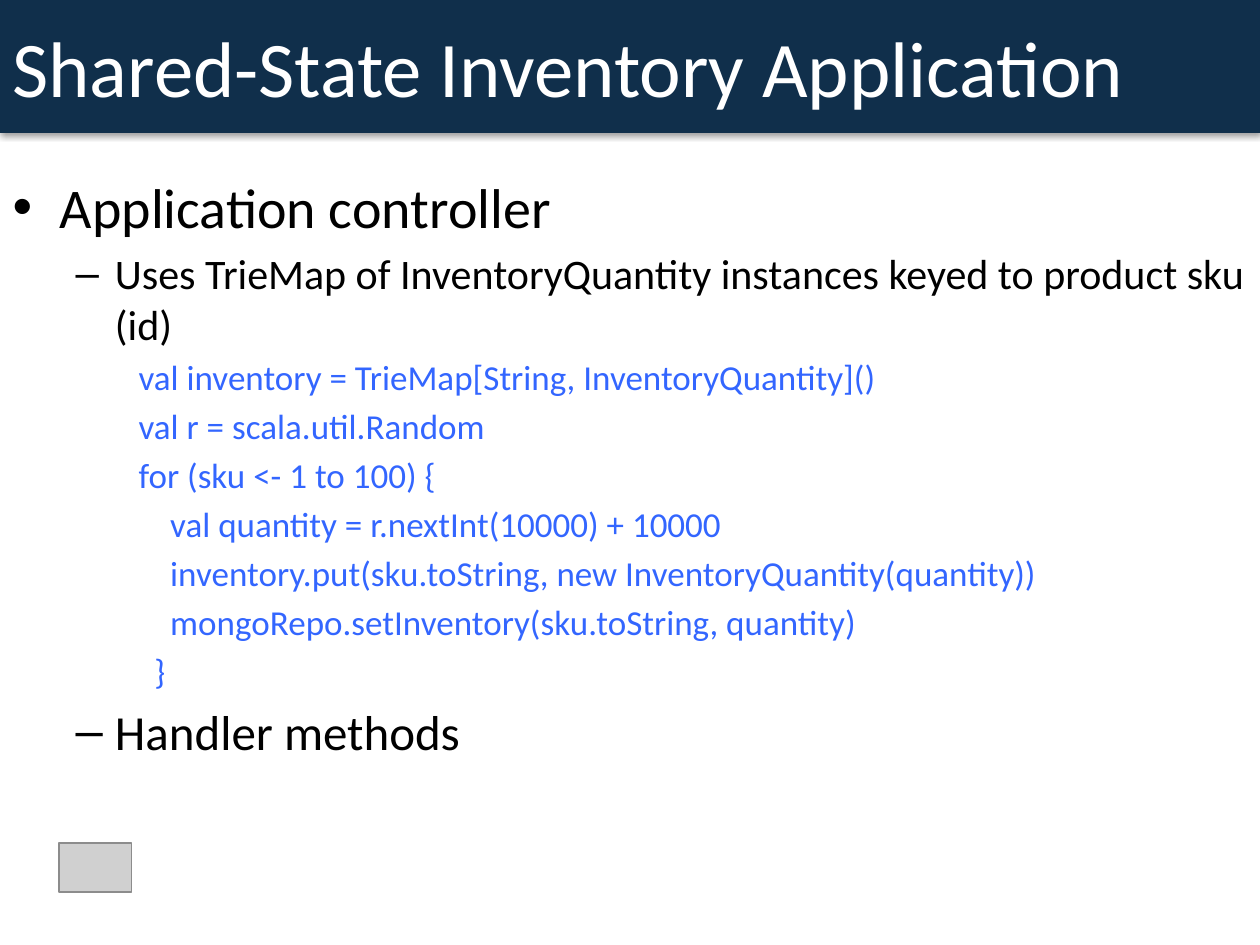
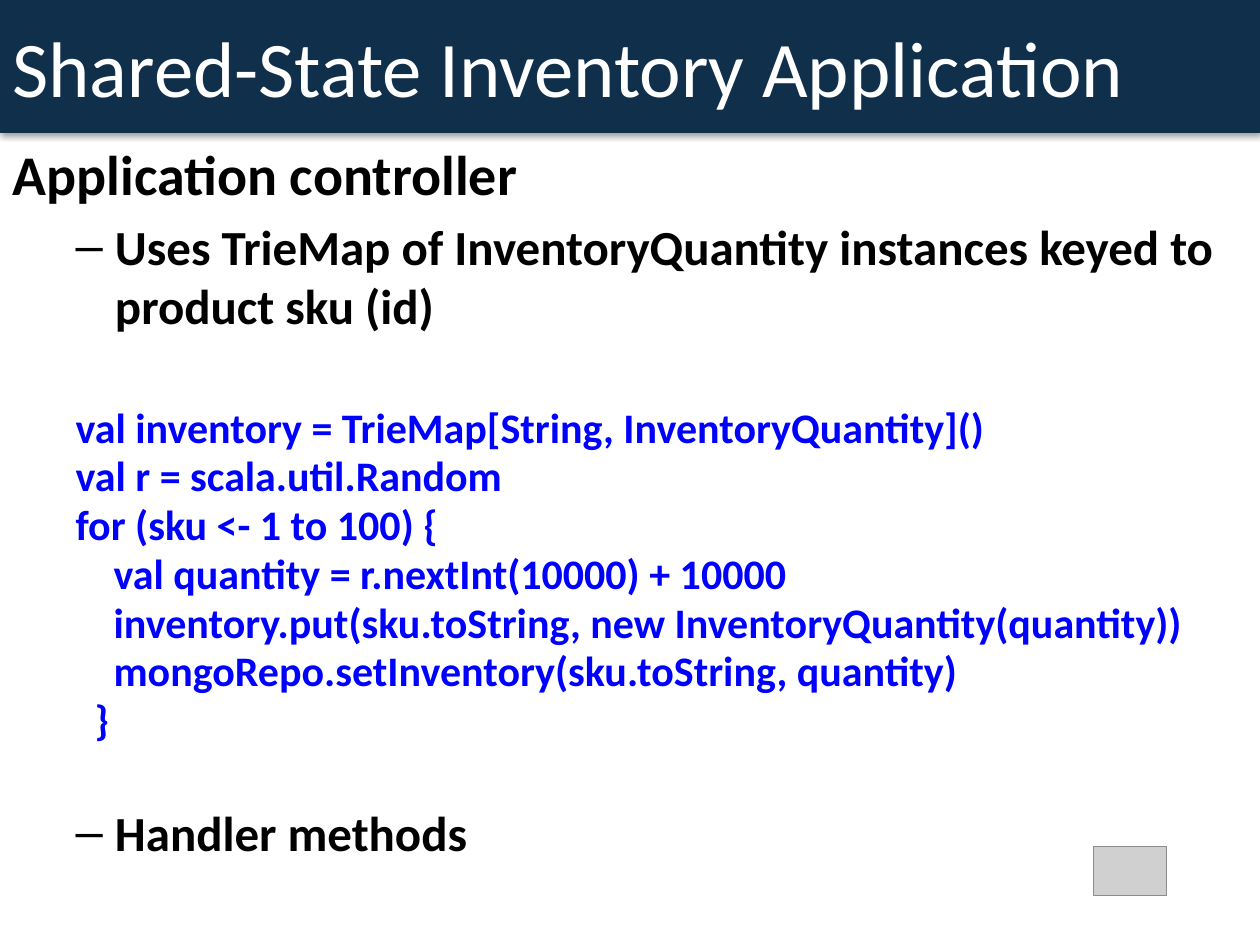
Before and after one commit to dspeele/react-vs-shared-state-inventory, a slide deck: slide 11 of React Vs Shared State Deck.pptx. Drawn at 1260x945 pixels with LibreOffice and Linux fonts; fonts in the diff are those of the drawing; grey boxes stand for pictures. Boxes give left, top, right and bottom in pixels: in the first picture for what was removed or moved away, otherwise in the second. Text is boxed around its words. In the diff, an @@ line names an element or a change of style, - is before the commit and + after.

```diff
--- a/React Vs Shared State Deck.pptx
+++ b/React Vs Shared State Deck.pptx
@@ text "Application controller": place and size @@
-text "Application controller" at [60,189,1244,751]
+text "Application controller" at [13,155,1213,852]
@@ text "Application controller" at [13,155,1213,852]: bold on; size 24 to 28 pt in "Uses TrieMap of InventoryQuantity instances keyed to ..."; size 20 to 24 pt, text colour #3366FF to #0000FF in "val inventory = TrieMap[String, InventoryQuantity]()", "val r = scala.util.Random", "for (sku <- 1 to 100) {", "val quantity = r.nextInt(10000) + 10000" and 3 more places; bullet • to none; list level 3 to 2 in "val inventory = TrieMap[String, InventoryQuantity]()"; line spacing 1 to 0.8; list level 3 to 2 in "val r = scala.util.Random"; list level 3 to 2 in "for (sku <- 1 to ..."; list level 3 to 2 in "val quantity = r.nextInt(10000) + ..."; list level 3 to 2 in "inventory.put(sku.toString, new InventoryQuantity(quantity))"; list level 3 to 2 in "mongoRepo.setInventory(sku.toString, quantity)"; list level 3 to 2 in "}" @@
@@ picture: place and size @@
-picture at [59,843,132,892]
+picture at [1094,847,1167,896]
```
Also in this commit, not shown: 15 other slides changed.
